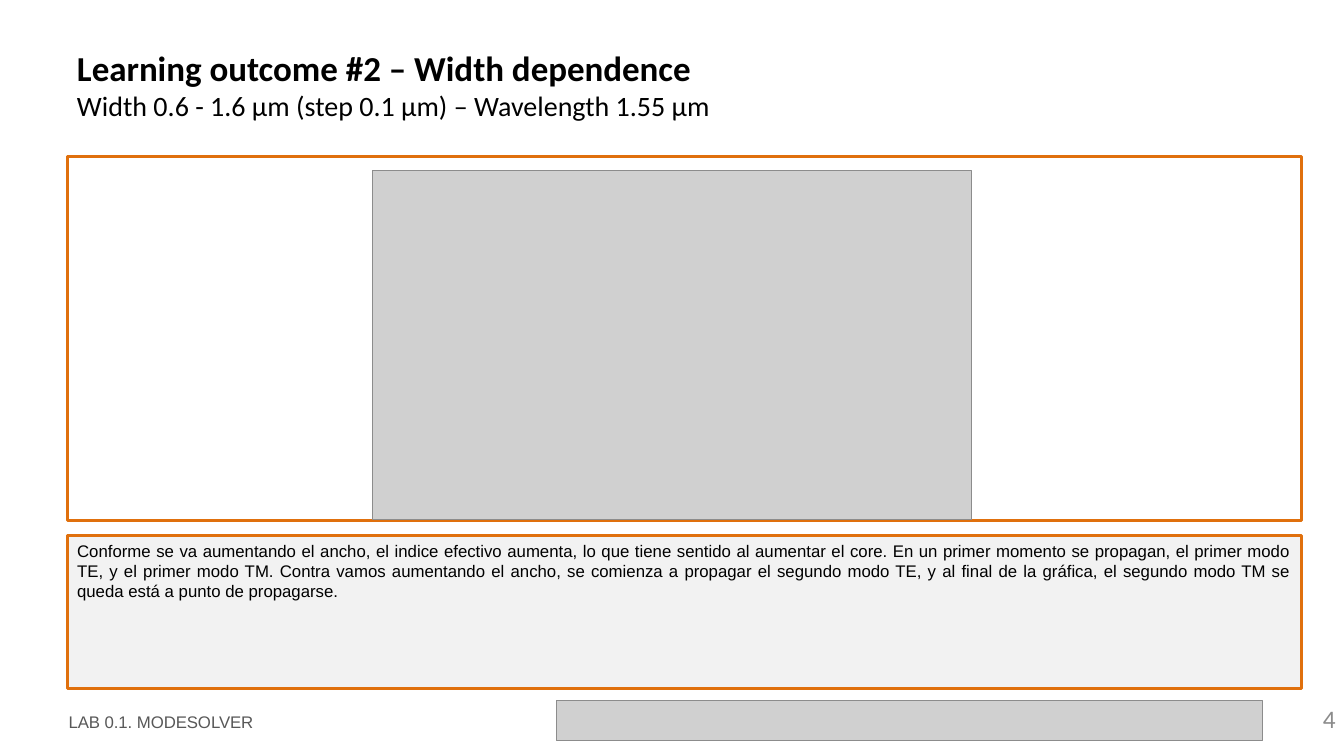
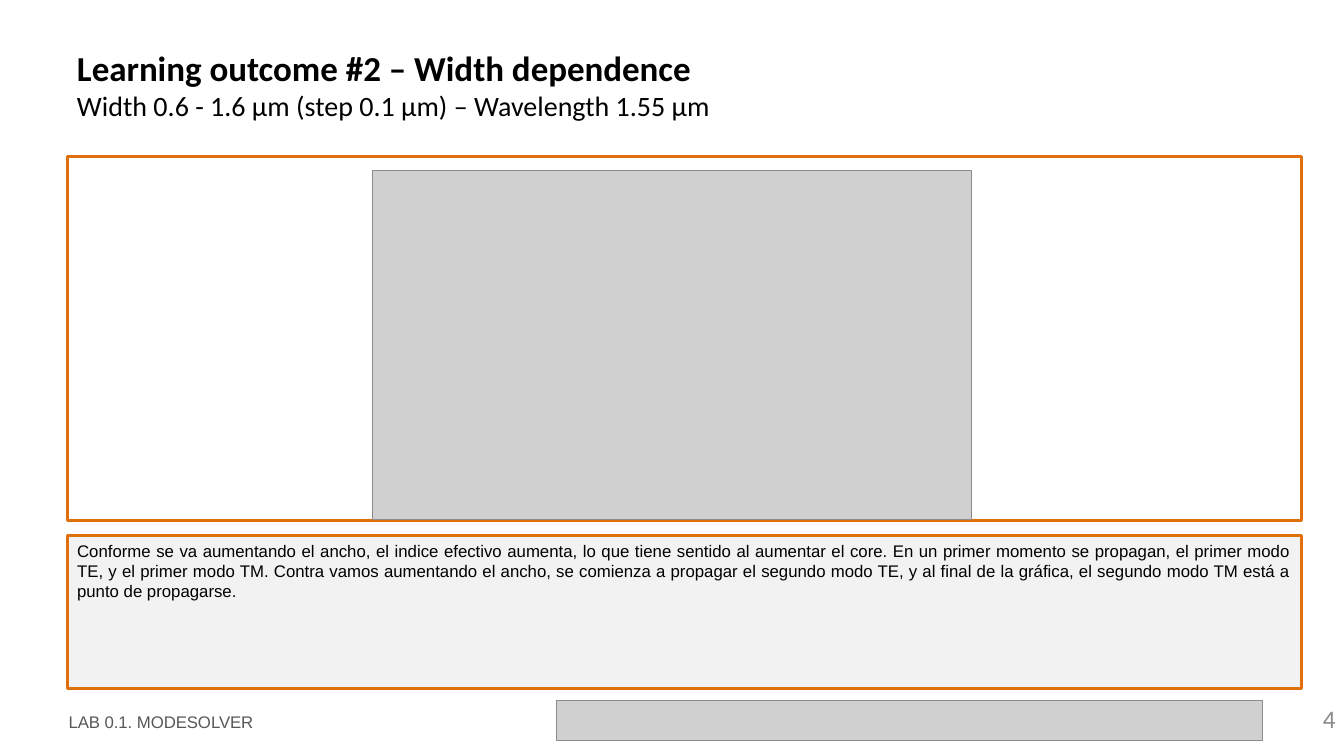
Before and after one commit to RobertoFernandezSevilla/pic-upv-lab1, a slide deck: slide 4 of LabBook_10.pptx. Drawn at 1344x756 pixels with LibreOffice and Linux fonts; fonts in the diff are those of the drawing; grey boxes stand for pictures; background and template pictures are left out. Boxes give left, top, right and bottom in pixels: in the first picture for what was removed or moved away, otherwise in the second. Text is boxed around its words. In the diff, an @@ line names an element or a change of style, - is before the commit and + after.

```diff
--- a/LabBook_10.pptx
+++ b/LabBook_10.pptx
@@ text in rectangle at (77, 545, 1289, 601): text changed @@
-Conforme se va aumentando el ancho, el indice efectivo aumenta, lo que tiene sentido al aumentar el core. En un primer momento se propagan, el primer modo TE, y el primer modo TM. Contra vamos aumentando el ancho, se comienza a propagar el segundo modo TE, y al final de la gráfica, el segundo modo TM se queda está a punto de propagarse.
+Conforme se va aumentando el ancho, el indice efectivo aumenta, lo que tiene sentido al aumentar el core. En un primer momento se propagan, el primer modo TE, y el primer modo TM. Contra vamos aumentando el ancho, se comienza a propagar el segundo modo TE, y al final de la gráfica, el segundo modo TM está a punto de propagarse.
```
Also in this commit, not shown: 9 other slides changed, 4 slides removed, 1 other file.
